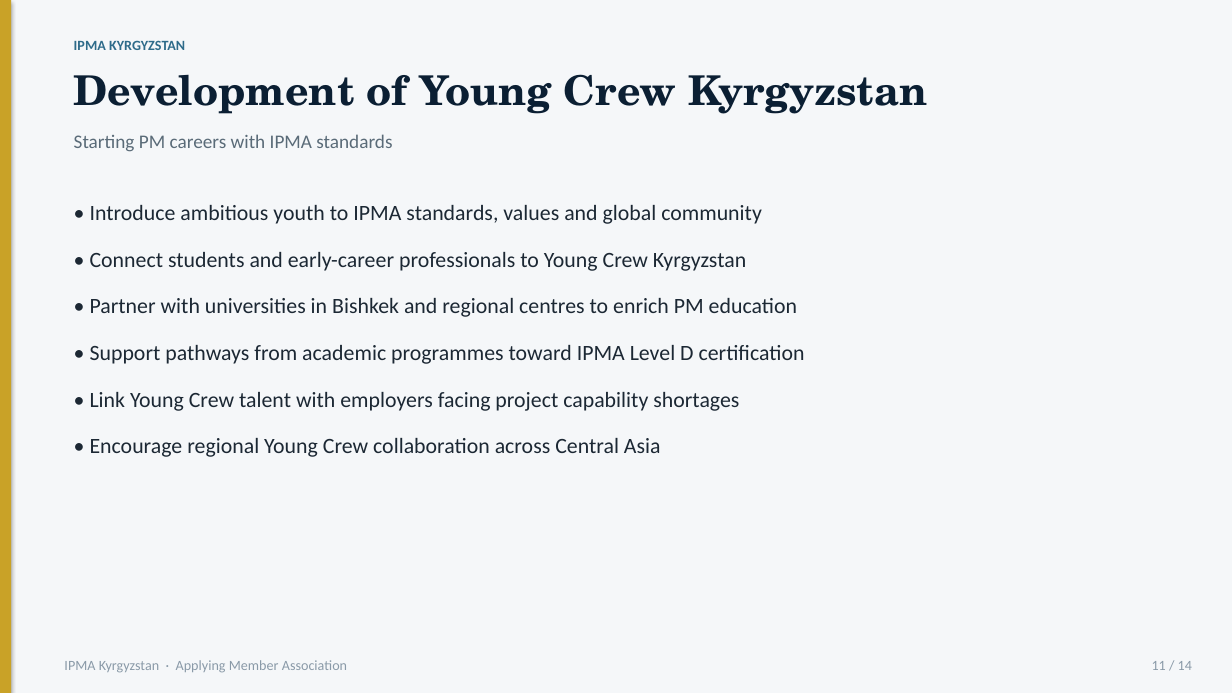
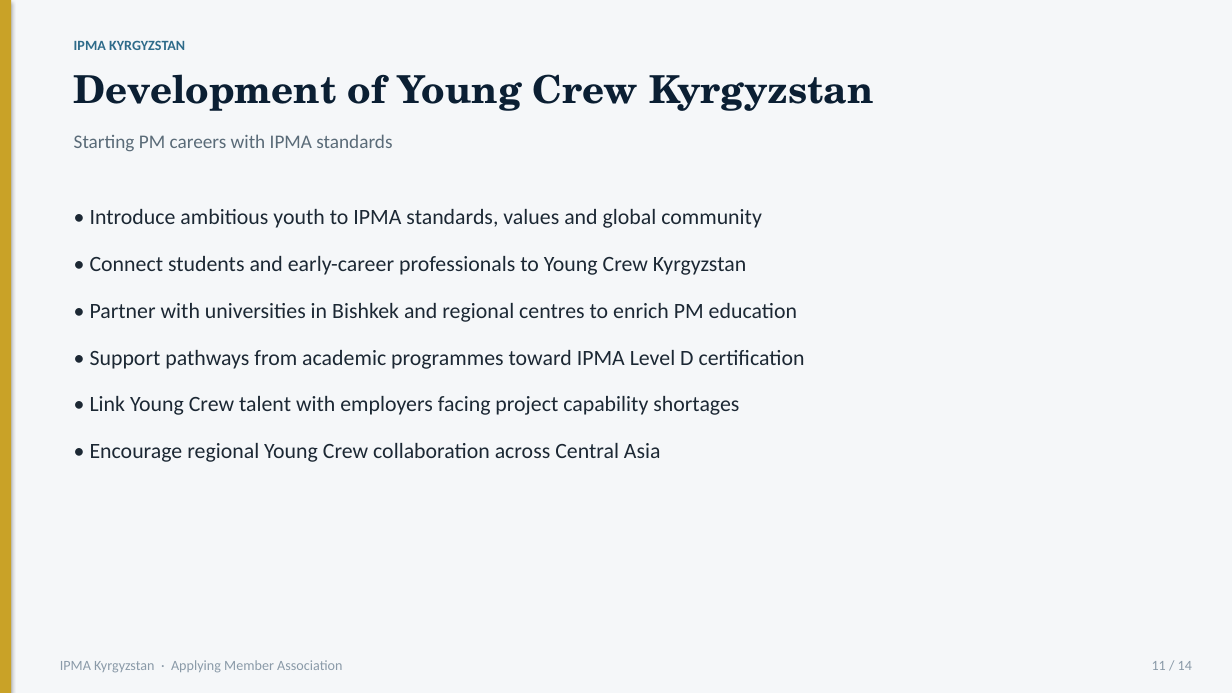
Before and after one commit to umekishev/umekishev, a slide deck: slide 11 of presentations/IPMA_Kyrgyzstan_CoD_Presentation.pptx. Drawn at 1232x693 pixels with LibreOffice and Linux fonts; fonts in the diff are those of the drawing. Boxes give left, top, right and bottom in pixels: in the first picture for what was removed or moved away, otherwise in the second. Text is boxed around its words. In the diff, an @@ line names an element or a change of style, - is before the commit and + after.

```diff
--- a/presentations/IPMA_Kyrgyzstan_CoD_Presentation.pptx
+++ b/presentations/IPMA_Kyrgyzstan_CoD_Presentation.pptx
@@ text "Development of Young Crew Kyrgyzstan" at (74, 74, 873, 111): size 32 to 30 pt @@
@@ text "• Introduce ambitious youth to ...": place and size @@
-text "• Introduce ambitious youth to ..." at (90, 205, 805, 457)
+text "• Introduce ambitious youth to ..." at (90, 209, 805, 462)
@@ text "IPMA Kyrgyzstan · Applying Member ...": place and size @@
-text "IPMA Kyrgyzstan · Applying Member ..." at (64, 660, 347, 673)
+text "IPMA Kyrgyzstan · Applying Member ..." at (60, 660, 342, 673)
```
Also in this commit, not shown: 13 other slides changed.
